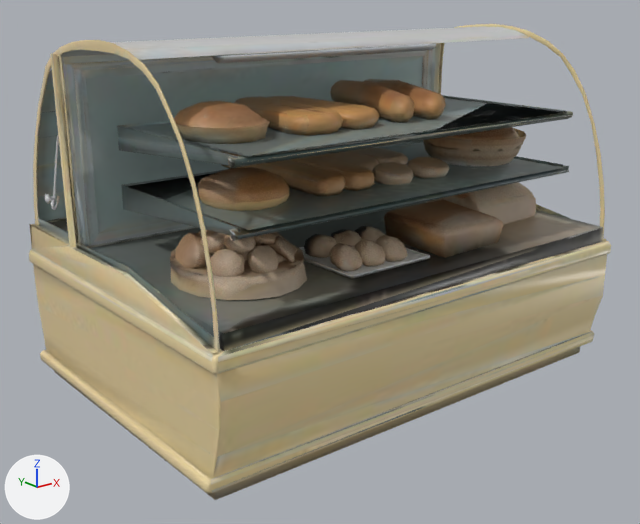
A saved change to the glTF model game/public/assets/models/office-bakery-case.glb.
Before and after are seen from a 50 mm camera at (-1.78, -2.2, 1.25) aimed at (-0.05, -0.03, 0.38). The axes (+X, +Y, +Z) are drawn at lower left. The lights are the same throughout. The first picture is the older version. Vertices at exactly the same position are counted once.

In view in the first picture: 'bakery-case'.
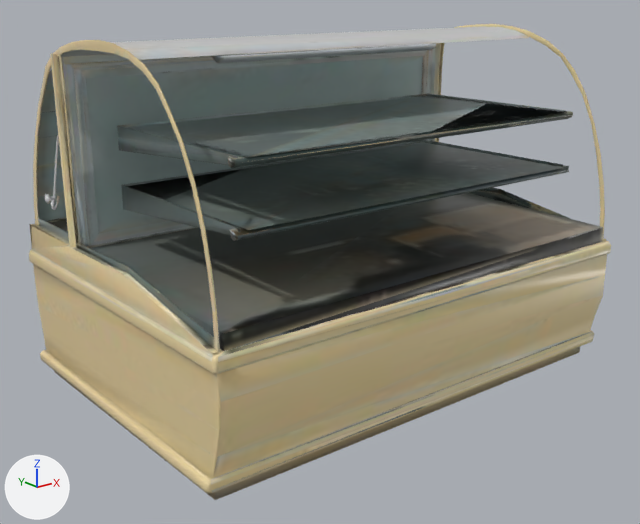
The newer file is also rescaled (x1.216) as a whole; pictures and numbers use the older file's frame.

The change in detail:
me_bakery_case is used by ob_bakery_case; location (0.0, 0.0, 0.0).
me_bakery_case had 2360 vertices, 4396 faces and spanned x -0.8..0.8, y -0.57..0.57, z 0.0..1.11.
me_bakery_case now has 734 vertices, 1343 faces and spans x -0.8..0.8, y -0.57..0.57, z 0.0..1.11.
me_bakery_case part 1: 40 loose pieces with 1626 vertices, spanning x -0.68..0.69, y -0.47..0.2, z 0.46..0.95, are deleted.

Boxes [x1, y1, x2, y2] around the edits, measured in the pictures (640 x 524 px):
part 1 of me_bakery_case, deleted (brown): before [170, 79, 536, 300]
